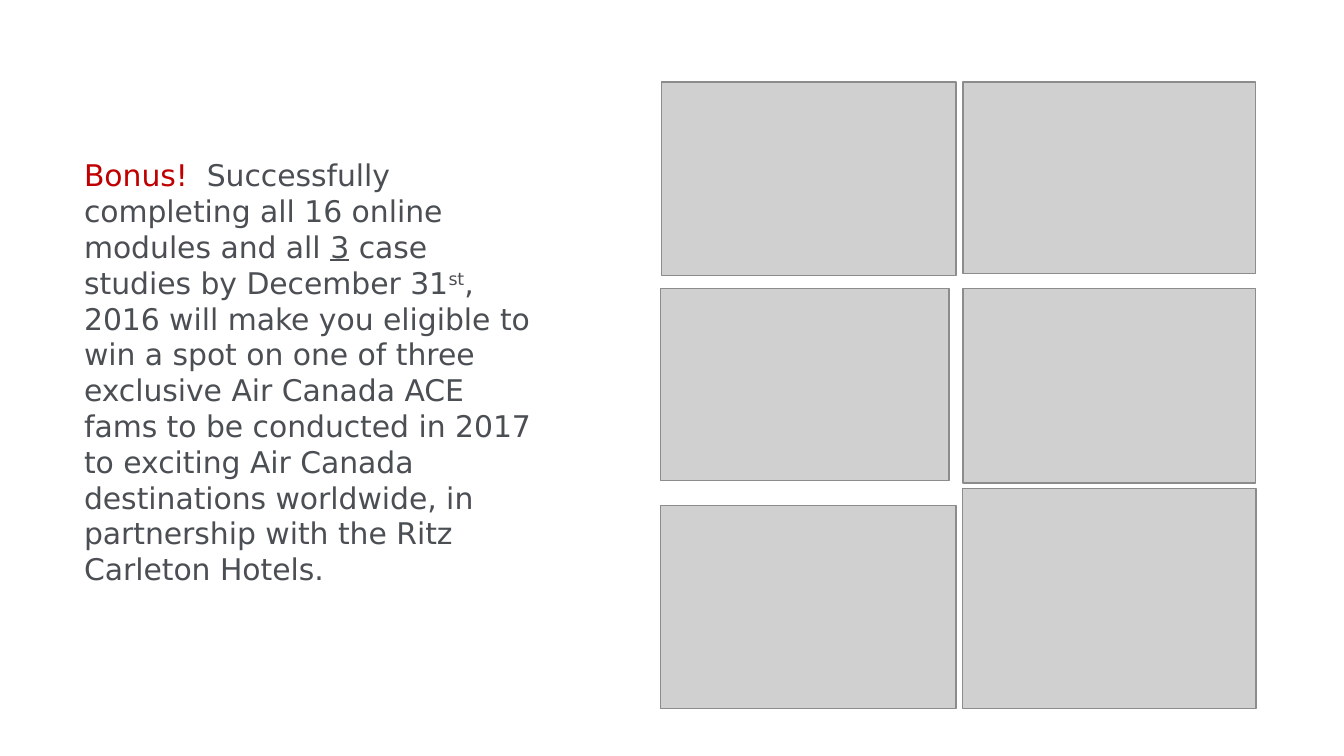
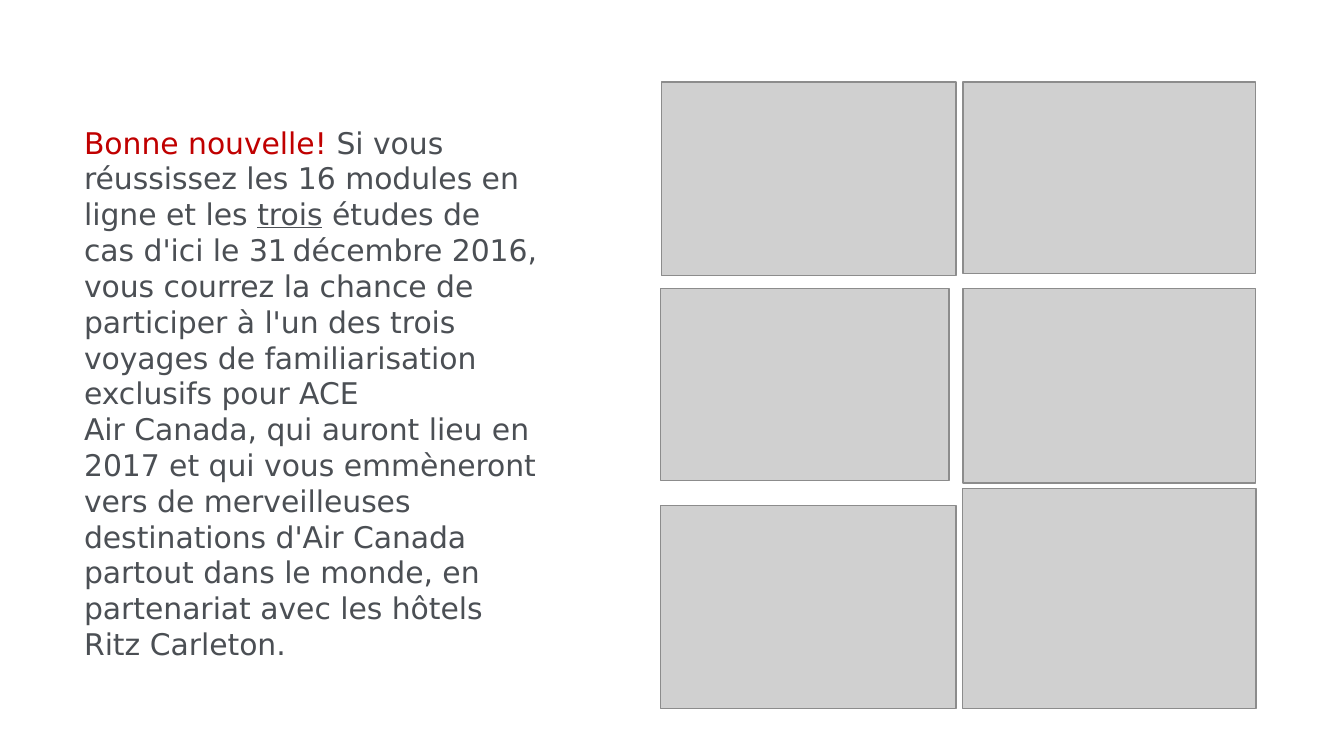
Before and after one commit to epjani/accs, a slide deck: slide 4 of files/poster_text2.pptx. Drawn at 1344x756 pixels with LibreOffice and Linux fonts; fonts in the diff are those of the drawing; grey boxes stand for pictures; background and template pictures are left out. Boxes give left, top, right and bottom in pixels: in the first picture for what was removed or moved away, otherwise in the second. Text is boxed around its words. In the diff, an @@ line names an element or a change of style, - is before the commit and + after.

```diff
--- a/files/poster_text2.pptx
+++ b/files/poster_text2.pptx
@@ text at (84,131,537,656): text changed @@
-Bonus! Successfully completing all 16 online modules and all 3 case studies by December 31st, 2016 will make you eligible to win a spot on one of three exclusive Air Canada ACE fams to be conducted in 2017 to exciting Air Canada destinations worldwide, in partnership with the Ritz Carleton Hotels.
+Bonne nouvelle! Si vous réussissez les 16 modules en ligne et les trois études de cas d'ici le 31 décembre 2016, vous courrez la chance de participer à l'un des trois voyages de familiarisation exclusifs pour ACE Air Canada, qui auront lieu en 2017 et qui vous emmèneront vers de merveilleuses destinations d'Air Canada partout dans le monde, en partenariat avec les hôtels Ritz Carleton.
```
Also in this commit, not shown: 3 other slides changed, 2 slides added, 2 slides removed, 3 other files.
